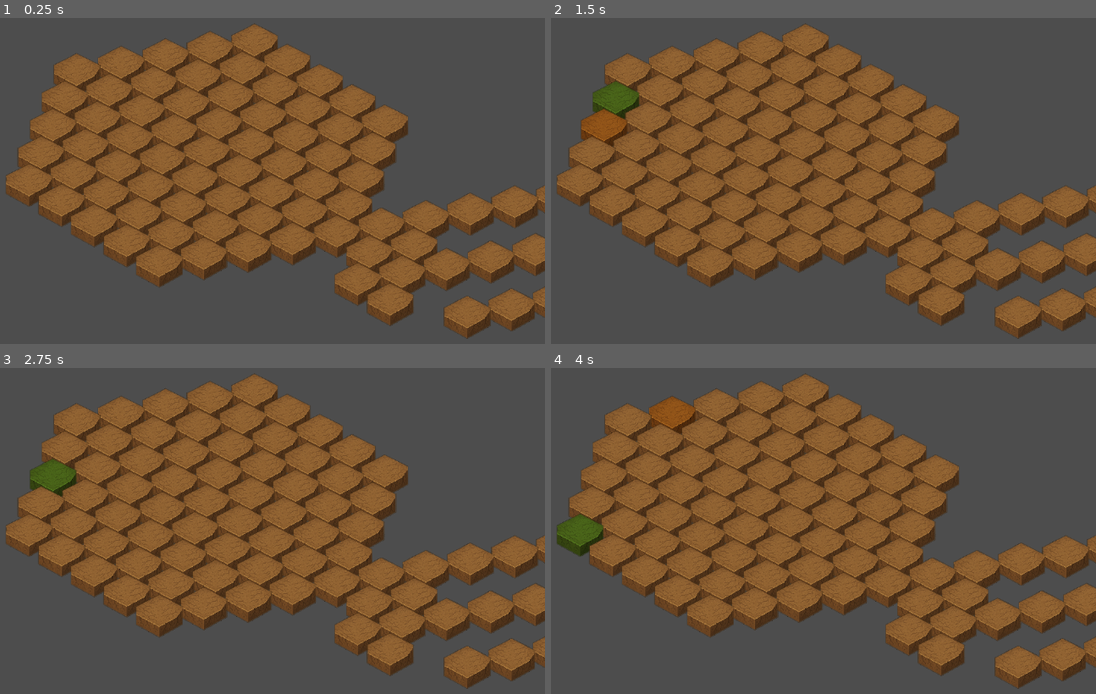
Above: before the commit, frames 1-4 (two rows, left to right).
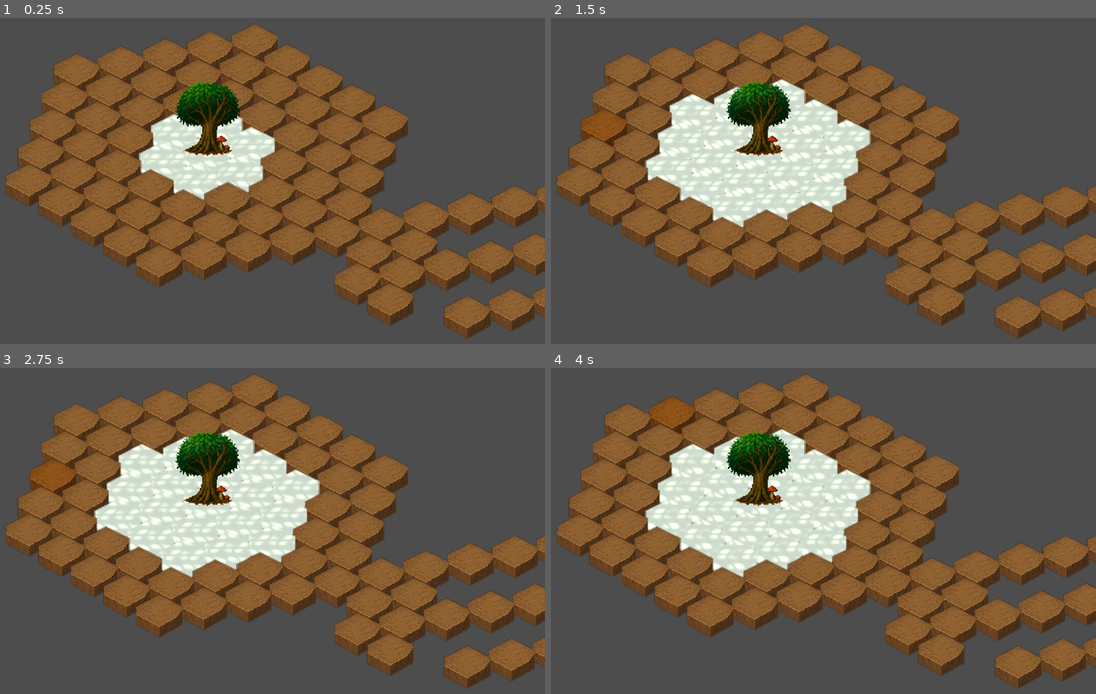
Above: after the commit, the same moments.

Repository: trob-indie/mycelium
Game: Godot game, scene res://scenes/Main.tscn
Two runs of this game, one before a commit and one after it. Both use one fixed random seed, a clock stepped at 60 frames per second and the inputs below.
Inputs (mouse positions are in pixels of both pictures, inside the frame that each line leads up to):
- Up to frame 1 (0.25 s): no input
- Up to frame 2 (1.5 s): drag from (627, 73) to (594, 158) at 0.52 s; tap Enter at 1.25 s; drag from (616, 102) to (578, 184) at 1.27 s
- Up to frame 3 (2.75 s): tap Space at 2 s; move the mouse to (54, 478) at 2.02 s; click (54, 478) at 2.17 s
- Up to frame 4 (4 s): tap Enter at 2.75 s; drag from (594, 508) to (670, 416) at 2.77 s; tap Space at 3.5 s; drag from (578, 534) to (670, 416) at 3.52 s

The runs differ from the first frame. In frame 1, 5.5% of the frame differs, in the area x 25-51%, y 19-57%; in frame 2, 13%; in frame 3, 13%; in frame 4, 13%, in the area x 1-59%, y 18-65%.

Commit message:
progress update

Diff:
--- a/scenes/HexTile.tscn
+++ b/scenes/HexTile.tscn
@@ -15,7 +15,3 @@
 [node name="CollisionShape2D" type="CollisionShape2D" parent="."]
 scale = Vector2(3.09846, -3.00031)
 shape = SubResource("CircleShape2D_l35nd")
-
-[connection signal="input_event" from="." to="." method="_on_input_event"]
-[connection signal="mouse_entered" from="." to="." method="_on_mouse_entered"]
-[connection signal="mouse_exited" from="." to="." method="_on_mouse_exited"]
--- a/scenes/Main.tscn
+++ b/scenes/Main.tscn
@@ -1,12 +1,16 @@
-[gd_scene load_steps=3 format=3 uid="uid://7g7gbdgj2y7u"]
+[gd_scene load_steps=5 format=3 uid="uid://7g7gbdgj2y7u"]
 
 [ext_resource type="Script" path="res://scripts/Main.gd" id="1_djgit"]
 [ext_resource type="PackedScene" uid="uid://c7siqoi8hgyjo" path="res://scenes/HexTile.tscn" id="2_x7134"]
+[ext_resource type="PackedScene" uid="uid://byoriyr6ef4d4" path="res://scenes/Mushroom.tscn" id="3_f6ps5"]
+[ext_resource type="PackedScene" uid="uid://dct65tcl38yp0" path="res://scenes/BaseTree.tscn" id="4_q6lmt"]
 
 [node name="Root" type="Node2D"]
 z_as_relative = false
 y_sort_enabled = true
 script = ExtResource("1_djgit")
 hex_tile_scene = ExtResource("2_x7134")
+mushroom_scene = ExtResource("3_f6ps5")
+base_tree_scene = ExtResource("4_q6lmt")
 
 [node name="Camera2D" type="Camera2D" parent="."]
--- a/scenes/Mycelium.gdshader
+++ /dev/null
@@ -1,38 +0,0 @@
-shader_type canvas_item;
-
-uniform float time_speed = 0.4;
-uniform float noise_scale = 10.0; // was 6.0
-uniform float tangle_freq = 20.0; // was 10.0
-uniform float tangle_speed = 1.5;
-uniform float dark_vein_strength = 0.5;
-uniform vec4 base_color : source_color = vec4(0.8, 0.85, 0.8, 1.0);
-uniform vec4 vein_color = vec4(0.1, 0.0, 0.1, 1.0);
-uniform vec4 pulse_color = vec4(0.6, 0.0, 0.2, 1.0);
-
-void fragment() {
-	vec2 uv = UV * noise_scale;
-	float time = TIME * time_speed;
-
-	// Tangled sine pattern (like roots)
-	float tangle = sin(uv.x * tangle_freq + time * tangle_speed)
-	             + sin(uv.y * tangle_freq * 1.2 - time * tangle_speed * 0.7);
-
-	// Organic pulsation
-	float pulse = sin(uv.x * 2.0 + time * 2.0) * sin(uv.y * 2.0 - time * 2.5);
-	pulse = pulse * 0.5 + 0.5; // normalize
-
-	// Vein shadows (dark tendrils)
-	float veins = step(0.4, abs(sin(uv.x * 3.0 + uv.y * 2.0 + time))) * dark_vein_strength;
-
-	vec4 color = base_color;
-	color -= vein_color * veins;        // darken with veins
-	pulse = pow(pulse * 0.5 + 0.5, 3.0); // makes it spike
-	color.a = texture(TEXTURE, UV).a;   // preserve sprite alpha
-	// Contrast boost
-	color.rgb = pow(color.rgb, vec3(0.8)); // lower gamma = punchier
-
-	float chaos = sin((uv.x * 13.0 + time * 3.0) * sin(uv.y * 11.0 + time)) * 0.5 + 0.5;
-	color += chaos * 0.05; // subtle noise flicker
-
-	COLOR = color;
-}
--- a/scripts/HexTile.gd
+++ b/scripts/HexTile.gd
@@ -3,32 +3,69 @@
 @export var q: int
 @export var r: int
 
+@onready var sprite := $Sprite2D
+
 var selected = false
 var hovered = false
+
+var friendly_shader := preload("res://materials/Mycelium.tres")
+var enemy_shader := preload("res://materials/EnemyMycelium.tres")
+
+var has_mycelium = false
+var is_enemy_mycelium = false
 
 func _ready():
 	_update_visual()
 
-func _update_visual():
-	if selected:
-		$Sprite2D.modulate = Color(0.5, 1, 0.5)  # greenish
-	elif hovered:
-		$Sprite2D.modulate = Color(1, 0.85, 0.5)  # orange-ish
-	else:
-		$Sprite2D.modulate = Color(1, 1, 1)  # default
-
-func set_selected(state: bool):
+func set_selected(state: bool) -> void:
 	selected = state
 	_update_visual()
 
-func _on_mouse_entered():
-	hovered = true
+	# If clicked (selected = true), auto-unselect after 0.5s
+	if state:
+		call_deferred("_clear_selection_delayed")
+
+func set_hovered(state: bool) -> void:
+	hovered = state
 	_update_visual()
 
-func _on_mouse_exited():
-	hovered = false
+func _clear_selection_delayed():
+	await get_tree().create_timer(0.5).timeout
+	selected = false
 	_update_visual()
 
-func _on_input_event(viewport, event, shape_idx):
-	if event is InputEventMouseButton and event.pressed and event.button_index == MOUSE_BUTTON_LEFT:
-		get_parent().call_deferred("on_tile_clicked", self)
+func _update_visual():
+	if $Sprite2D.material and $Sprite2D.material is ShaderMaterial:
+		$Sprite2D.material.set_shader_parameter("is_hovered", hovered)
+		$Sprite2D.material.set_shader_parameter("is_selected", selected)
+	else:
+		# fallback if not using shader
+		if selected:
+			$Sprite2D.modulate = Color(0.4, 1.0, 0.4)  # green
+		elif hovered:
+			$Sprite2D.modulate = Color(1.0, 0.85, 0.5)  # orange
+		else:
+			$Sprite2D.modulate = Color(1, 1, 1)
+
+func set_mycelium_active(active: bool, is_enemy: bool = false) -> void:
+	has_mycelium = active
+	is_enemy_mycelium = is_enemy
+
+	if active:
+		var chosen_material: ShaderMaterial
+		if is_enemy:
+			chosen_material = enemy_shader
+		else:
+			chosen_material = friendly_shader
+
+		$Sprite2D.material = chosen_material.duplicate()
+	else:
+		$Sprite2D.material = null
+
+func flash_invalid():
+	if $Sprite2D.material and $Sprite2D.material is ShaderMaterial:
+		$Sprite2D.material.set_shader_parameter("is_selected", false)
+		$Sprite2D.material.set_shader_parameter("is_hovered", false)
+		$Sprite2D.material.set_shader_parameter("flash_invalid", true)
+		await get_tree().create_timer(0.3).timeout
+		$Sprite2D.material.set_shader_parameter("flash_invalid", false)
--- a/scripts/Main.gd
+++ b/scripts/Main.gd
@@ -1,13 +1,36 @@
 extends Node2D
 
 @export var hex_tile_scene: PackedScene
+@export var mushroom_scene: PackedScene
+@export var base_tree_scene: PackedScene
+
 var hex_size = 32.0
 var grid_radius = 5
 var grid = {}
 var selected_tile = null
 
+var start_base_coords: Vector2
+var end_base_coords: Vector2
+
+var hovered_tile: Node = null
+
 func _ready():
 	generate_path_with_bases(50, 1, 4)
+
+func _process(_delta: float) -> void:
+	var mouse_pos = get_global_mouse_position()
+	var top_tile = _get_topmost_tile_at_pos(mouse_pos)
+
+	if top_tile != hovered_tile:
+		# Clear previous hover
+		if hovered_tile and hovered_tile.has_method("set_hovered"):
+			hovered_tile.set_hovered(false)
+
+		# Set new hover
+		if top_tile and top_tile.has_method("set_hovered"):
+			top_tile.set_hovered(true)
+
+		hovered_tile = top_tile
 
 # ------------------------------------------------------------------
 #  Generate a winding path *with* large hex‑shaped bases on each end
@@ -19,6 +42,9 @@
 
 	# 1. ——— START BASE ———
 	_place_base(q, r, base_radius, visited)
+	_place_base_tree(q, r)
+	start_base_coords = Vector2(q, r)
+	animate_mycelium_spread(start_base_coords.x, start_base_coords.y, 2, 0.2, false)
 
 	# Pick a direction that heads “forward”
 	var exit_dir := Vector2(1, 0)        # east   (you could randomise)
@@ -62,6 +88,9 @@
 
 	# 3. ——— END BASE ———
 	_place_base(q, r, base_radius, visited)
+	_place_base_tree(q, r)
+	end_base_coords = Vector2(q, r)
+	animate_mycelium_spread(end_base_coords.x, end_base_coords.y, 2, 0.2, true)
 
 # Place a full hexagon of tiles of ‘radius’ around (cq, cr)
 func _place_base(cq: int, cr: int, radius: int, visited: Dictionary) -> void:
@@ -70,6 +99,15 @@
 			if abs(dq + dr) <= radius:        # axial hex‑range test
 				_place_tile(cq + dq, cr + dr, visited)
 
+func _place_base_tree(q: int, r: int) -> void:
+	var hex = Hex.new(q, r)
+	var pos = hex.axial_to_isometric(q, r, hex_size)
+
+	var tree = base_tree_scene.instantiate()
+	tree.position = pos
+	tree.z_index = int(pos.y) + 100  # Ensure it draws on top
+
+	add_child(tree)
 
 # Widen the path by laying tiles perpendicular to the current step dir
 func _thicken_path(q: int, r: int, dir: Vector2, thickness: int, visited: Dictionary) -> void:
@@ -97,18 +135,77 @@
 	grid[key] = tile
 	visited[key] = true
 
+func animate_mycelium_spread(center_q: int, center_r: int, max_radius: int, delay: float = 0.2, is_enemy: bool = false) -> void:
+	# Run this as a coroutine
+	await _spread_mycelium(center_q, center_r, max_radius, delay, is_enemy)
+
+func _spread_mycelium(center_q: int, center_r: int, max_radius: int, delay: float, is_enemy: bool) -> void:
+	for radius in range(max_radius + 1):
+		var ring = get_hex_ring(center_q, center_r, radius)
+		for tile in ring:
+			if tile.has_method("set_mycelium_active"):
+				tile.set_mycelium_active(true, is_enemy)
+		await get_tree().create_timer(delay).timeout
+
+func get_hex_ring(center_q: int, center_r: int, radius: int) -> Array:
+	var results: Array = []
+	for dq in range(-radius, radius + 1):
+		for dr in range(-radius, radius + 1):
+			var ds = -dq - dr
+			if abs(ds) <= radius:
+				var q = center_q + dq
+				var r = center_r + dr
+				var key = Vector2(q, r)
+				if grid.has(key):
+					results.append(grid[key])
+	return results
+
 func _unselect_all():
 	for tile in grid.values():
 		tile.set_selected(false)
 
 func _input(event):
 	if event is InputEventMouseButton and event.pressed and event.button_index == MOUSE_BUTTON_LEFT:
-		var mouse_pos = get_viewport().get_mouse_position()
-		var clicked_tile = _get_tile_at_pos(mouse_pos)
-		if clicked_tile:
+		var world_mouse_pos = get_global_mouse_position()
+		var tile = _get_topmost_tile_at_pos(world_mouse_pos)
+
+		if tile:
 			_unselect_all()
-			clicked_tile.set_selected(true)
-			selected_tile = clicked_tile
+
+			var is_valid = (
+				tile.get_node_or_null("Mushroom") == null
+				and tile.has_mycelium
+				and not tile.is_enemy_mycelium
+			)
+
+			if is_valid:
+				tile.set_selected(true)
+				selected_tile = tile
+
+				var mushroom = mushroom_scene.instantiate()
+				mushroom.name = "Mushroom"
+				mushroom.position = Vector2.ZERO
+				mushroom.z_index = tile.z_index + 1
+				tile.add_child(mushroom)
+			else:
+				if tile.has_method("flash_invalid"):
+					tile.flash_invalid()
+
+func _get_topmost_tile_at_pos(pos: Vector2) -> Node:
+	var top_tile = null
+	var top_z := -INF
+
+	for tile in grid.values():
+		var tile_pos = tile.get_global_position()
+		var dist = tile_pos.distance_to(pos)
+
+		if dist < hex_size * 1.5:  # Loosen this to 1.5x for now
+			if tile.z_index > top_z:
+				top_tile = tile
+				top_z = tile.z_index
+
+
+	return top_tile
 
 func _get_tile_at_pos(pos: Vector2):
 	# Brute-force check all tiles for now (can optimize later)
@@ -121,6 +218,13 @@
 	_unselect_all()
 	tile.set_selected(true)
 	selected_tile = tile
+
+	# Avoid placing duplicates: check for children
+	if tile.get_node_or_null("Mushroom") == null:
+		var mushroom = mushroom_scene.instantiate()
+		mushroom.name = "Mushroom"
+		mushroom.position = Vector2.ZERO  # center relative to tile
+		tile.add_child(mushroom)
 
 var dragging = false
 var last_mouse_pos = Vector2.ZERO
